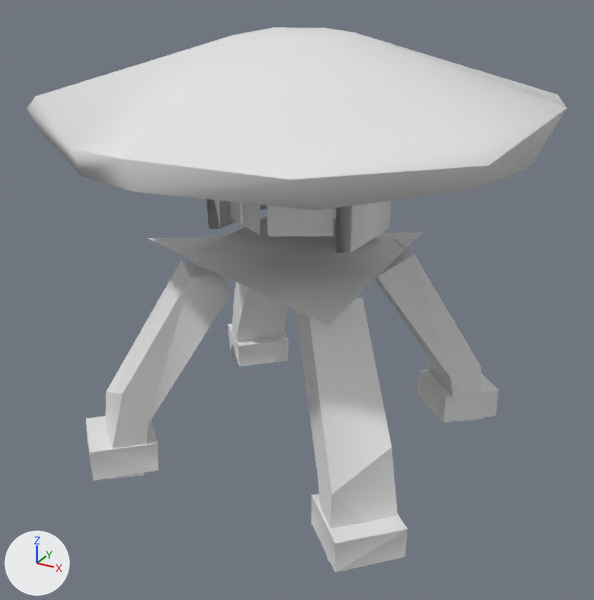
The glTF model game/assets/props/SM_StoneLantern_02.glb as it was, and as the next commit left it.
Both versions are drawn from a 50 mm lens placed at (1.171, -2.143, 1.572), pointed at (0.024, -0.056, 0.528). Every picture has the same lights, and +X, +Y and +Z are marked at lower left. The picture after the commit comes second. Vertices at exactly the same position are counted once.

The first picture shows 'SM_StoneLantern_02'.
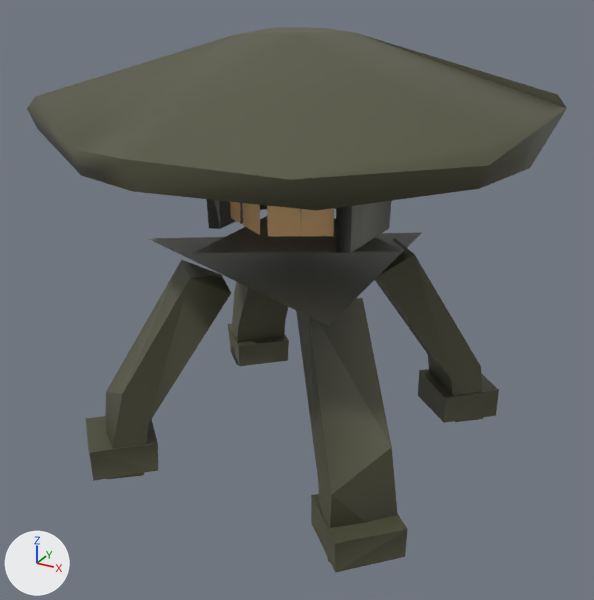
Where the change shows, as pixel boxes (x1, y1, x2, y2) in the pictures (594 x 600 px):
'SM_StoneLantern_02', recoloured (darker): (27, 27, 567, 573) in both

What changed in the scene script:
```text
Change mat_x_prop:
    add n2 = _N.new('ShaderNodeMix'); n2.name = 'Mix'
    add n2.data_type = 'RGBA'
    add n2.blend_type = 'MULTIPLY'
    add n2.inputs[0].default_value = 1.0  # 'Factor'
    add n2.inputs[7].default_value = (0.8, 0.8, 0.8, 1.0)  # 'B', white #e7e7e7
    add n3 = _N.new('ShaderNodeVertexColor'); n3.name = 'Color Attribute'
    where n0 = _N.new('ShaderNodeBsdfPrincipled'); n0.name = 'Principled BSDF'
    add _L.new(n2.outputs[2], n0.inputs[0])  # 'Result' to 'Base Color'
    add _L.new(n3.outputs[0], n2.inputs[6])  # 'Color' to 'A'
Change me_sm_stonelantern_02_001:
    where me_sm_stonelantern_02_001.from_pydata(...)  # 216 vertices, 327 faces; spans x -0.69..0.69, y -0.79..0.79, z 0.0..1.34
    used by ob_sm_stonelantern_02; location = (0.0, 0.0, 0.0)
    me_sm_stonelantern_02_001 part 1: vertex colours changed
```
